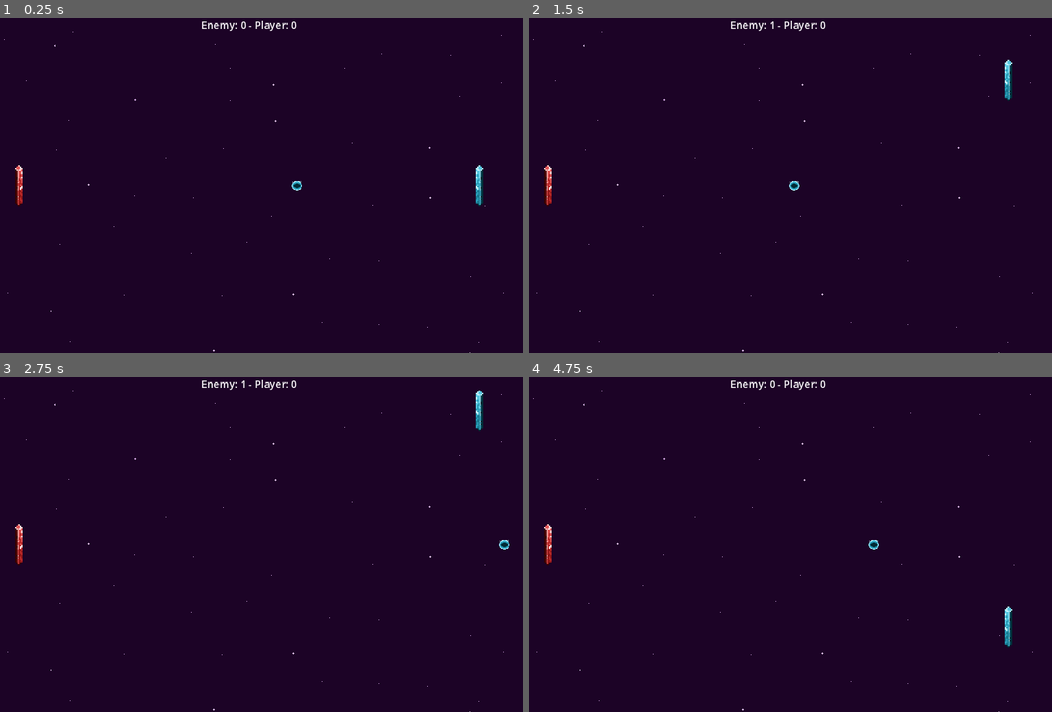
Above: before the commit, frames 1-4 (two rows, left to right).
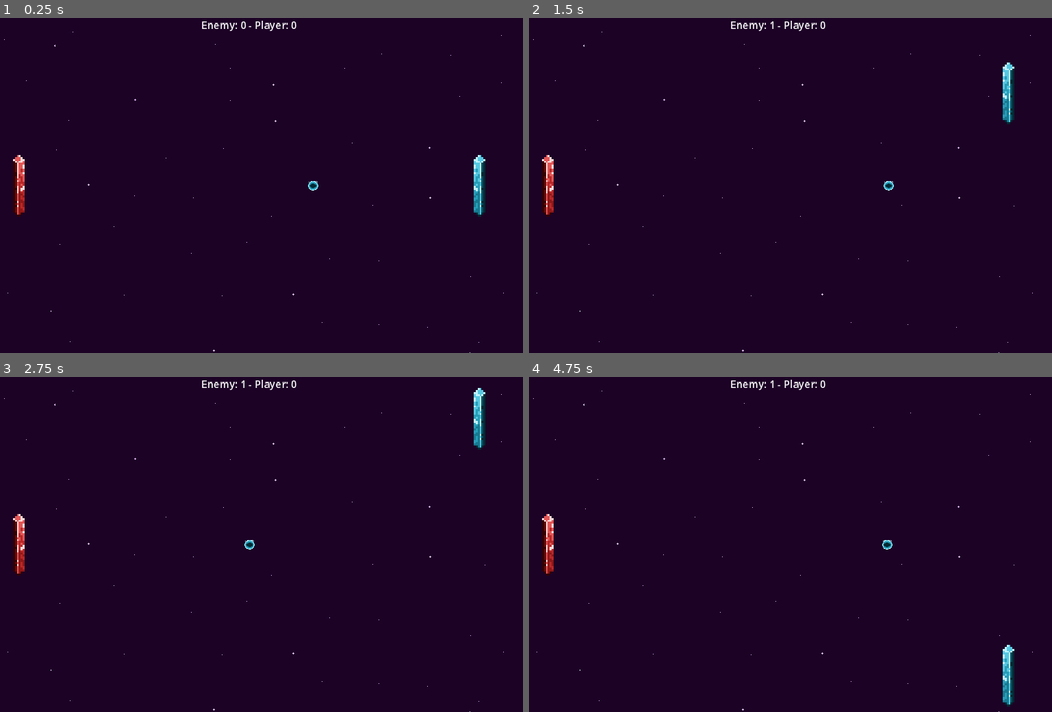
Above: after the commit, the same moments.

Repository: Hliceath/pong
Game: Godot game, scene res://main.tscn
The game is run twice, just before and just after one commit, with the same random seed, the same clock (stepped at 60 frames per second) and the same inputs. The project has no main scene, so this scene is started directly.
Inputs:
- Up to frame 1 (0.25 s): no input
- Up to frame 2 (1.5 s): hold Up (move_up) 0.53-1.28 s; hold Down (move_down) from 1.28 s (still down)
- Up to frame 3 (2.75 s): release Down (move_down) at 2.03 s; hold Up (move_up) from 2.03 s (still down)
- Up to frame 4 (4.75 s): release Up (move_up) at 3.53 s; hold Down (move_down) from 3.53 s (still down)

The runs differ from the first frame. In frame 1, 0.7% of the frame differs, in the area x 2-93%, y 40-60%; in frame 2, 0.7%; in frame 3, 0.7%; in frame 4, 1.0%, in the area x 2-93%, y 1-99%.

Commit message:
wip enemy paddle and modification of ball bounce effect

Diff:
--- a/main.tscn
+++ b/main.tscn
@@ -19,13 +19,15 @@
 texture = ExtResource("3_h6rbv")
 
 [node name="Ball" parent="." instance=ExtResource("3_5tq56")]
-position = Vector2(0, -23)
+position = Vector2(429, 263)
 
 [node name="Player" parent="." instance=ExtResource("1_r878t")]
 position = Vector2(790, 263)
+scale = Vector2(3, 3)
 
 [node name="Enemy" parent="." instance=ExtResource("5_cpe34")]
 position = Vector2(68, 263)
+scale = Vector2(3, 3)
 
 [node name="Top Wall" parent="." instance=ExtResource("4_mwarn")]
 
--- a/scripts/ball.gd
+++ b/scripts/ball.gd
@@ -1,21 +1,15 @@
 extends CharacterBody2D
 
-var speed: float = 300.0
-var screen_size: Vector2
-
-func _ready() -> void:
-	screen_size = get_viewport_rect().size
+var speed: float = 20.0
 
 func _physics_process(delta: float) -> void:
-	var collision: KinematicCollision2D = move_and_collide(velocity * delta)
+	var collision: KinematicCollision2D = move_and_collide(velocity * speed * delta)
 
 	if collision:
-		var normal: Vector2 = collision.get_normal()
-		velocity = velocity.bounce(normal)
-
-	position = position.clamp(Vector2.ZERO, screen_size)
+		# Collision makes the ball bounce a little faster
+		velocity = velocity.bounce(collision.get_normal()) * 1.05
 
 func reset_ball_position() -> void:
-	velocity.y = 0
-	position.x = 429
-	position.y = 263
+	position = Vector2(429, 263)
+	velocity.y = 0 * speed
+	velocity.x = 1.0 * speed
--- a/scripts/enemy.gd
+++ b/scripts/enemy.gd
@@ -1,6 +1,6 @@
 extends CharacterBody2D
 
-var speed: float = 300.0
+var speed: float = 290.0
 var screen_size: Vector2
 var ball: CharacterBody2D
 
@@ -9,4 +9,12 @@
 	ball = get_parent().get_node("Ball")
 
 func _physics_process(_delta: float) -> void:
-	global_position.y = ball.global_position.y
+	# if ball.global_position.y > position.y:
+	# 	velocity.y += speed
+	# elif ball.global_position.y < position.y:
+	# 	velocity.y -= speed
+	# else:
+	# 	velocity.y = 0
+
+	# move_and_slide()
+	pass
--- a/scripts/main.gd
+++ b/scripts/main.gd
@@ -5,6 +5,7 @@
 
 func _ready() -> void:
 	new_game()
+	pass
 
 func is_game_over() -> bool:
 	return true if enemy_score == 3 or player_score == 3 else false
@@ -14,8 +15,6 @@
 	player_score = 0
 	$UI.update_score(enemy_score, player_score)
 	$Ball.reset_ball_position()
-	if $Ball.velocity.x == 0:
-		$Ball.velocity.x = 1.0 * $Ball.speed
 
 func increment_score(goal_name: String) -> void:
 	if "Enemy" in goal_name:
@@ -28,3 +27,8 @@
 
 	if is_game_over():
 		new_game()
+
+func hide_elements() -> void:
+	$Ball.hide()
+	$Enemy.hide()
+	$Player.hide()
--- a/scripts/player.gd
+++ b/scripts/player.gd
@@ -1,6 +1,6 @@
 extends CharacterBody2D
 
-var speed: float = 300.0
+var speed: float = 350.0
 var screen_size: Vector2
 
 func _ready() -> void:
